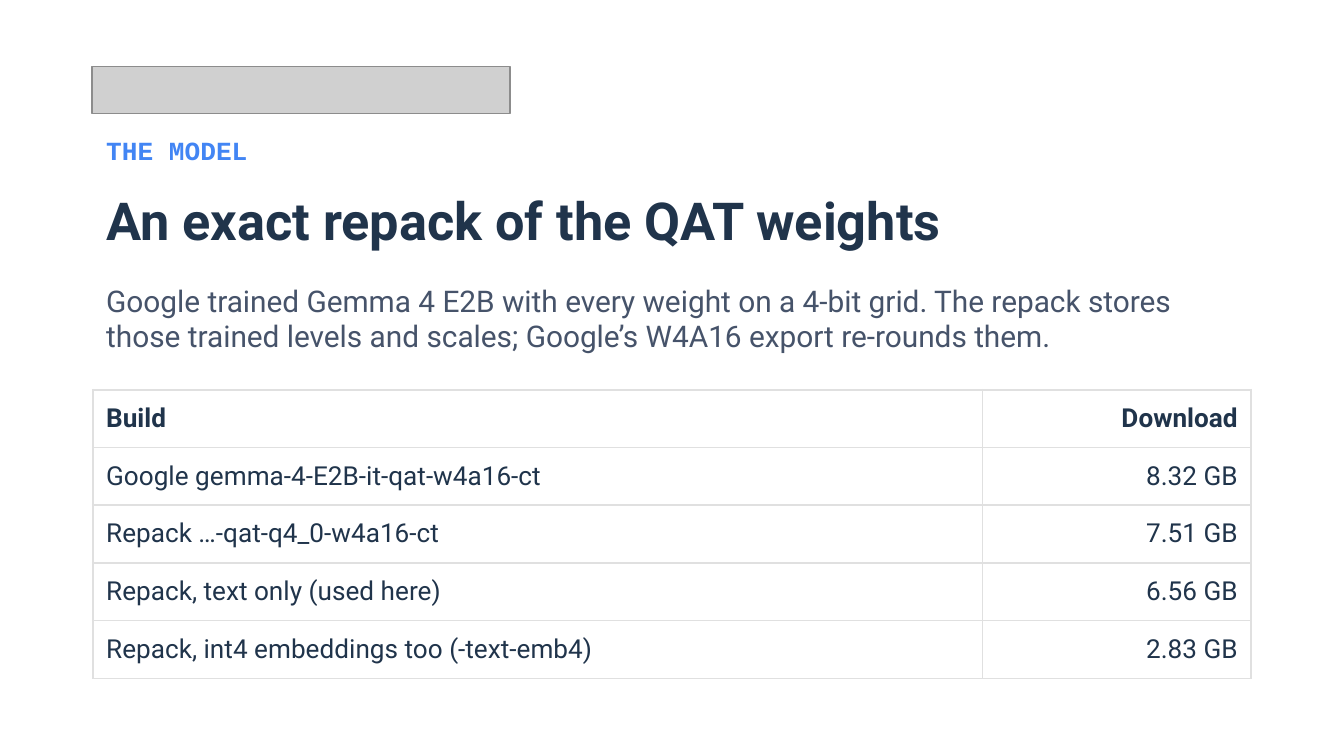
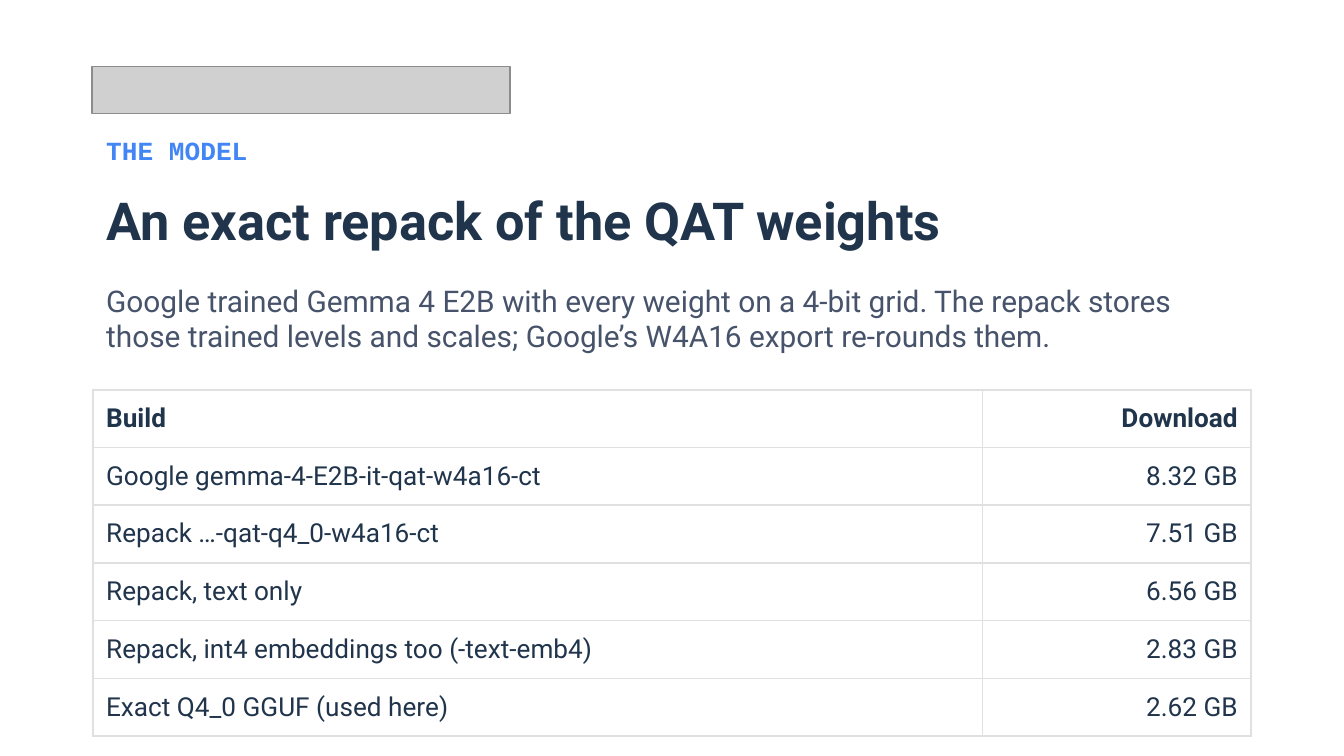
Before and after one commit to xbill9/colab, a slide deck: slide 4 of docs/deck/gemma4-colab-tpu-gde.pptx. Drawn at 1344x756 pixels with LibreOffice and Linux fonts; fonts in the diff are those of the drawing; grey boxes stand for pictures. Boxes give left, top, right and bottom in pixels: in the first picture for what was removed or moved away, otherwise in the second. Text is boxed around its words. In the diff, an @@ line names an element or a change of style, - is before the commit and + after.

```diff
--- a/docs/deck/gemma4-colab-tpu-gde.pptx
+++ b/docs/deck/gemma4-colab-tpu-gde.pptx
@@ table at (93,390,1251,756) @@
-row 4, column 1: Repack, text only (used here)
+row 4, column 1: Repack, text only
+row 6: Exact Q4_0 GGUF (used here) | 2.62 GB
```
Also in this commit, not shown: 10 other slides changed, 1 slide added, 1 other file.
